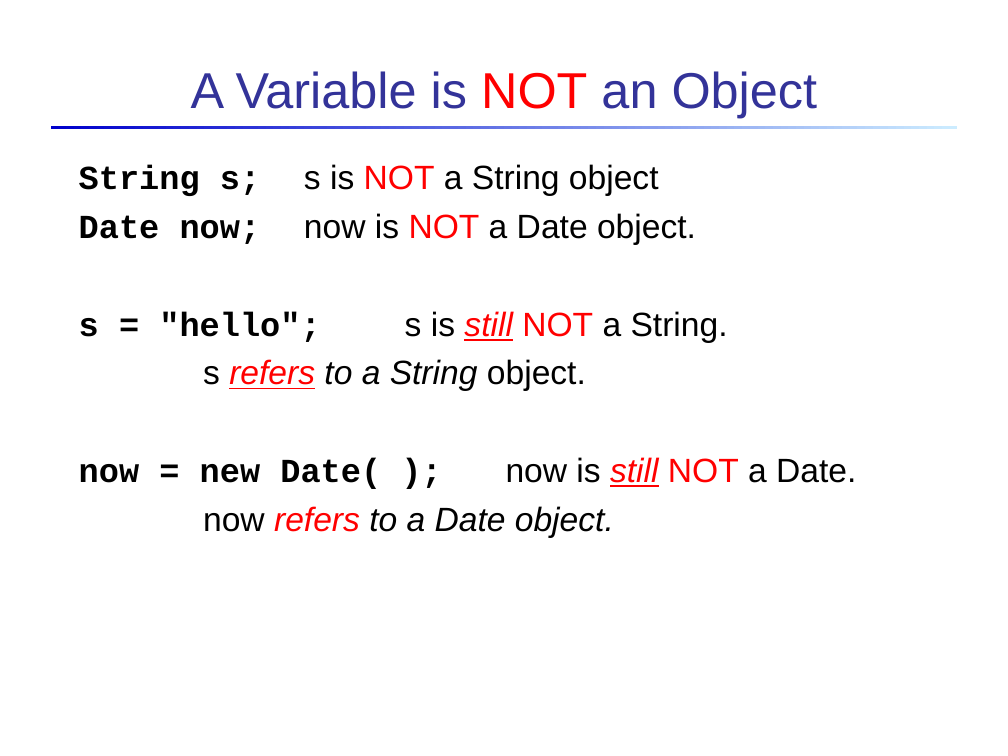
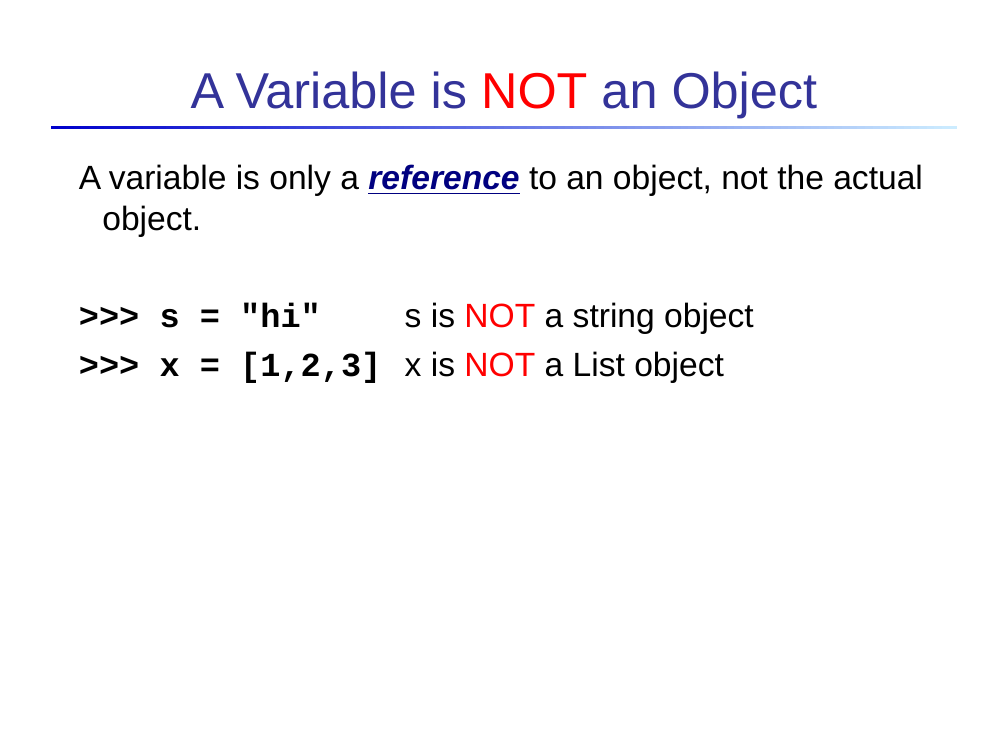
Before and after one commit to skeoop/skeoop.github.io, a slide deck: slide 27 of intro/Intro-to-Objects-Classes.ppt (slide 24 before the commit). Drawn at 1008x756 pixels with LibreOffice and Linux fonts; fonts in the diff are those of the drawing. Boxes give left, top, right and bottom in pixels: in the first picture for what was removed or moved away, otherwise in the second. Text is boxed around its words. In the diff, an @@ line names an element or a change of style, - is before the commit and + after.

```diff
--- a/intro/Intro-to-Objects-Classes.ppt
+++ b/intro/Intro-to-Objects-Classes.ppt
@@ text at [79, 164, 923, 383]: text changed @@
-String s; s is NOT a String object
-Date now; now is NOT a Date object.
-s = "hello"; s is still NOT a String.
-s refers to a String object.
-now = new Date( ); now is still NOT a Date.
-now refers to a Date object.
+A variable is only a reference to an object, not the actual object.
+>>> s = "hi" s is NOT a string object
+>>> x = [1,2,3] x is NOT a List object
```
Also in this commit, not shown: 12 other slides changed, 14 slides added, 12 slides removed, 6 other files.
